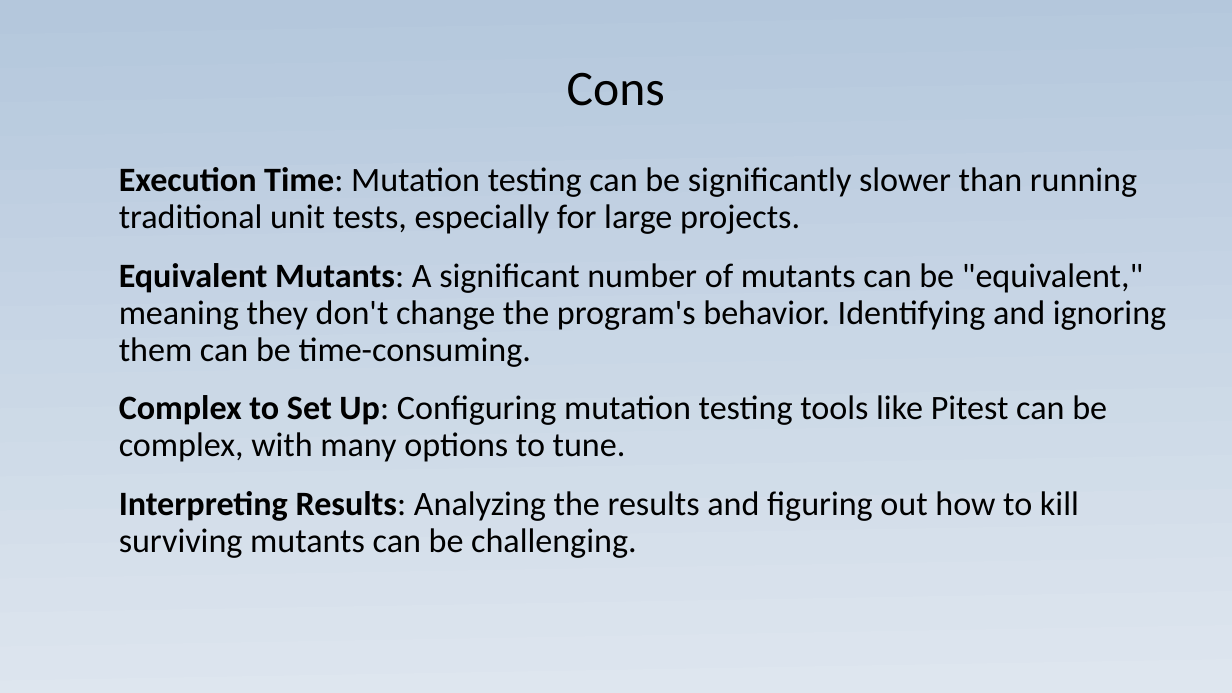
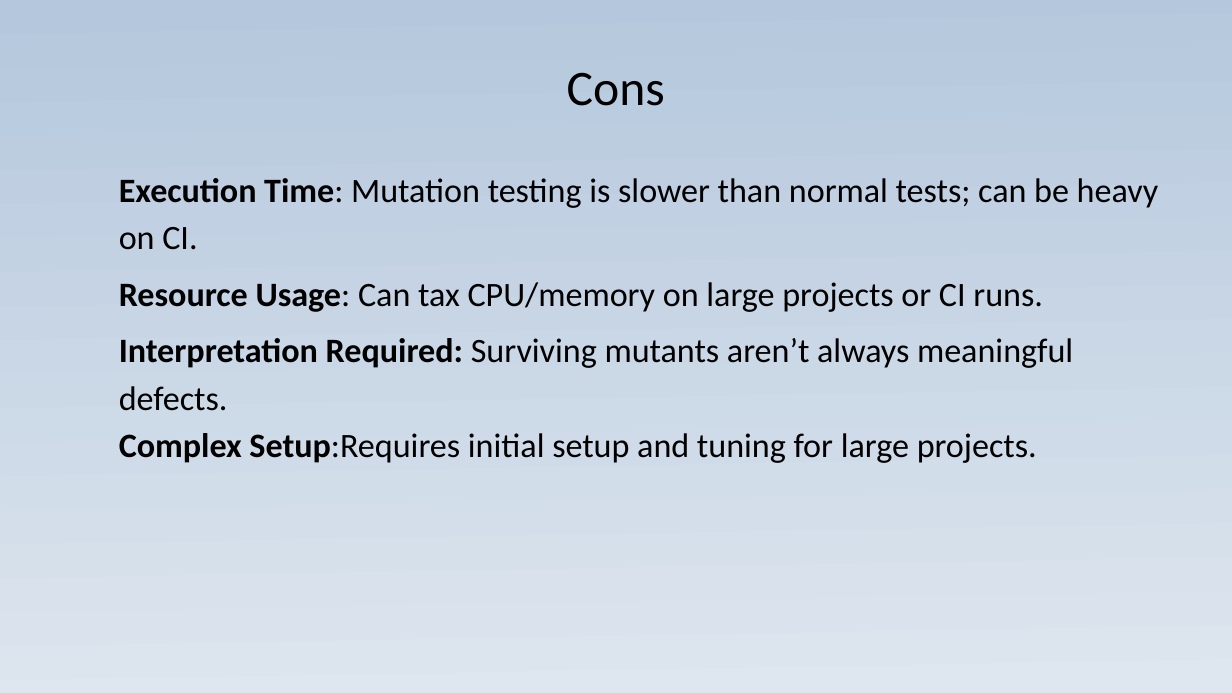
Before and after one commit to JoaoGuilhermedeSa/pitest, a slide deck: slide 11 of Presentation_exibition.ppsx (slide 12 before the commit). Drawn at 1232x693 pixels with LibreOffice and Linux fonts; fonts in the diff are those of the drawing. Boxes give left, top, right and bottom in pixels: in the first picture for what was removed or moved away, otherwise in the second. Text is boxed around its words. In the diff, an @@ line names an element or a change of style, - is before the commit and + after.

```diff
--- a/Presentation_exibition.ppsx
+++ b/Presentation_exibition.ppsx
@@ text at (x1=119, y1=178, x2=1159, y2=463): text changed @@
-Execution Time: Mutation testing can be significantly slower than running traditional unit tests, especially for large projects.
-Equivalent Mutants: A significant number of mutants can be "equivalent," meaning they don't change the program's behavior. Identifying and ignoring them can be time-consuming.
-Complex to Set Up: Configuring mutation testing tools like Pitest can be complex, with many options to tune.
-Interpreting Results: Analyzing the results and figuring out how to kill surviving mutants can be challenging.
+Execution Time: Mutation testing is slower than normal tests; can be heavy on CI.
+Resource Usage: Can tax CPU/memory on large projects or CI runs.
+Interpretation Required: Surviving mutants aren’t always meaningful defects.
+Complex Setup:Requires initial setup and tuning for large projects.
```
Also in this commit, not shown: 5 other slides changed, 1 slide added, 2 slides removed, 8 other files.
